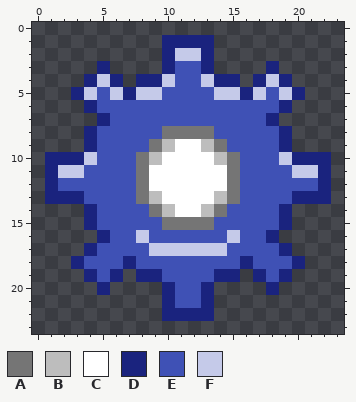
A pixel-art sprite gets an edit: src/main/resources/icons/gear-x24.png. Above, as it was before the edit.
The file is 24x24 pixels.
Palette (. is transparent): A #757575  B #bdbdbd  C #ffffff  D #1a237e  E #3f51b5  F #c5cae9
Pixels before, first column x 1:
 1 .........DDDD.........
 2 .........DFFD.........
 3 ....D....DEED....D....
 4 ...DFD.DDFEEFDD.DFD...
 5 ..DFEFDFFEEEEFFDFEFD..
 6 ...DEEEEEEEEEEEEEED...
 7 ....DEEEEEEEEEEEED....
 8 ...DEEEEEAAAAEEEEED...
 9 ...DEEEEABCCBAEEEED...
10 DDDFEEEABCCCCBAEEEFDDD
11 DFFEEEEACCCCCCAEEEEFFD
12 DEEEEEEACCCCCCAEEEEEED
13 DDDEEEEABCCCCBAEEEEDDD
14 ...DEEEEABCCBAEEEED...
15 ...DEEEEEAAAAEEEEED...
16 ....DEEFEEEEEEFEED....
17 ...DEEEEFFFFFFEEEED...
18 ..DEEEDEEEEEEEEDEEED..
19 ...DED.DDEEEEDD.DED...
20 ....D....DEED....D....
21 .........DEED.........
22 .........DDDD.........
New version:
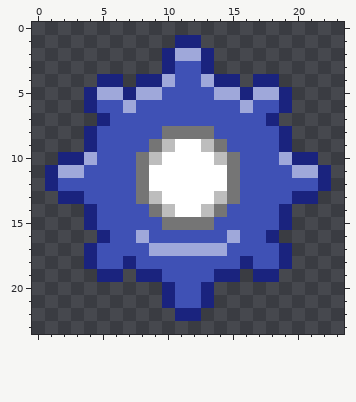
Changes in this commit:
colour F: #c5cae9 -> #9fa8da
y 1: x 10 D -> .; x 13 D -> .
y 3: x 5 D -> .; x 18 D -> .
y 4: x 4..5 DF -> .D; x 18..19 FD -> D.
y 5: x 3..5 DFE -> .DF; x 18..20 EFD -> FD.
y 6: x 7 E -> F; x 16 E -> F
y 10: x 1 D -> .; x 22 D -> .
y 13: x 1 D -> .; x 22 D -> .
y 18: x 3..4 DE -> .D; x 19..20 ED -> D.
y 19: x 4..5 DE -> .D; x 18..19 ED -> D.
y 20: x 5 D -> .; x 18 D -> .
y 22: x 10 D -> .; x 13 D -> .
Pixel boxes of the changes (left, top, right, bottom) in both pictures:
changed: (45, 35, 331, 204)
changed: (71, 230, 305, 295)
erased: (162, 308, 214, 321)
